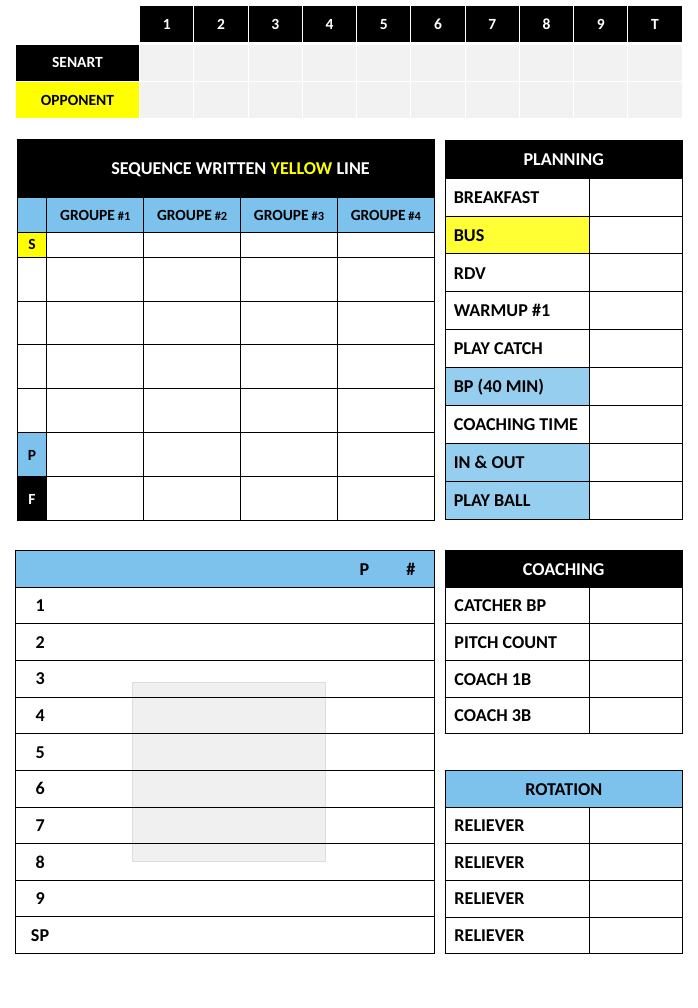
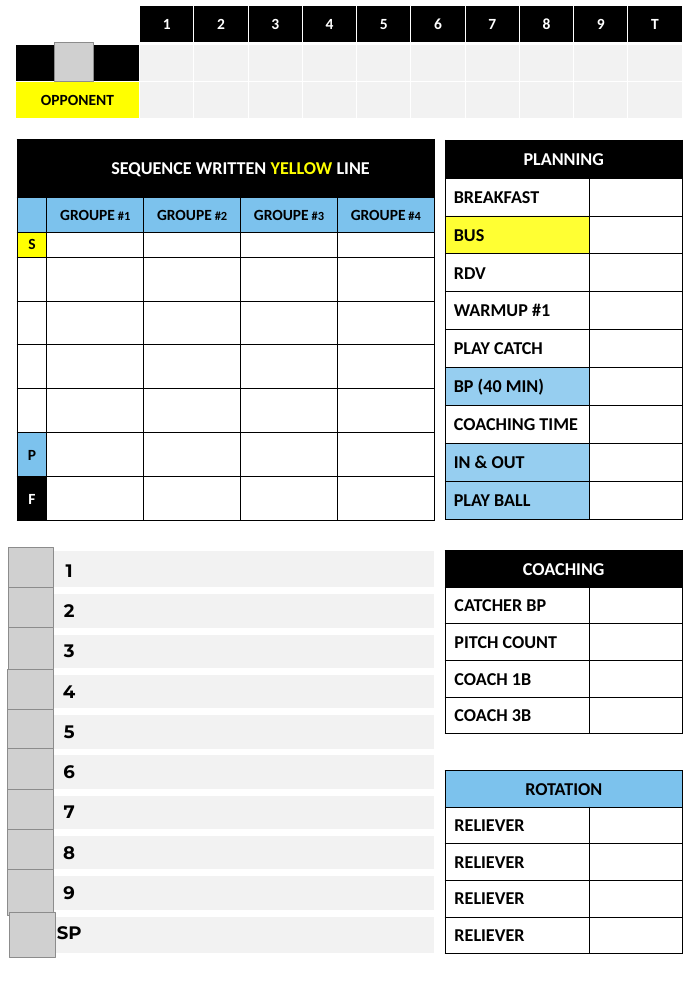
Before and after one commit to BeBetterWithStats/Games, a slide deck: slide 1 of D2 - Lineup - away empty.pptx. Drawn at 698x1008 pixels with LibreOffice and Linux fonts; fonts in the diff are those of the drawing; grey boxes stand for pictures. Boxes give left, top, right and bottom in pixels: in the first picture for what was removed or moved away, otherwise in the second. Text is boxed around its words. In the diff, an @@ line names an element or a change of style, - is before the commit and + after.

```diff
--- a/D2 - Lineup - away empty.pptx
+++ b/D2 - Lineup - away empty.pptx
@@ table at [16,6,679,119] @@
-row 2, column 1: SENART
+row 2, column 1: 
@@ picture added at [55,43,94,82] @@
@@ picture added at [8,547,54,593] @@
@@ table at [37,551,434,954] @@
- |  | P | #
-1 |  |  | 
-2 |  |  | 
-3 |  |  | 
-4 |  |  | 
-5 |  |  | 
-6 |  |  | 
-7 |  |  | 
-8 |  |  | 
-9 |  |  | 
-SP |  |  | 
+1 |  | 
+2 |  | 
+3 |  | 
+4 |  | 
+5 |  | 
+6 |  | 
+7 |  | 
+8 |  | 
+9 |  | 
+SP |  | 
@@ table: place and size @@
-table at [16,551,435,954]
+table at [37,551,434,954]
@@ picture added at [8,587,54,633] @@
@@ picture added at [8,627,54,673] @@
@@ picture added at [8,669,54,715] @@
@@ picture removed at [133,682,326,862] @@
@@ picture added at [8,709,54,755] @@
@@ picture added at [8,749,54,795] @@
@@ picture added at [7,790,53,836] @@
@@ picture added at [7,830,53,876] @@
@@ picture added at [7,869,53,915] @@
@@ picture added at [9,912,55,958] @@
```
Also in this commit, not shown: 4 other files.
